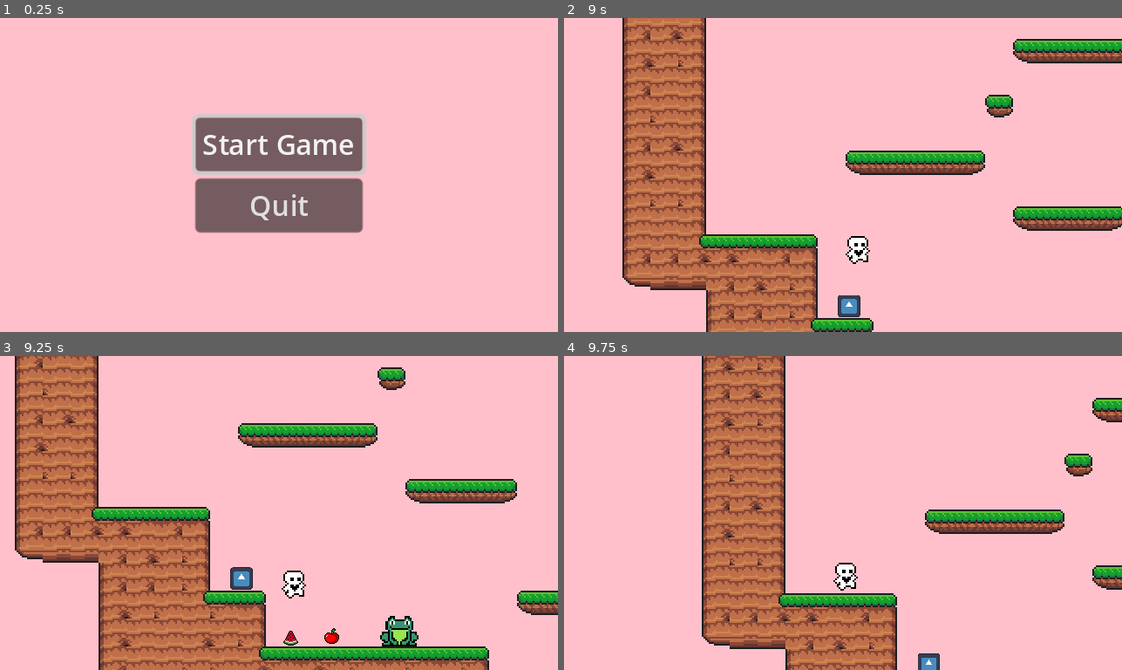
Above: before the commit, frames 1-4 (two rows, left to right).
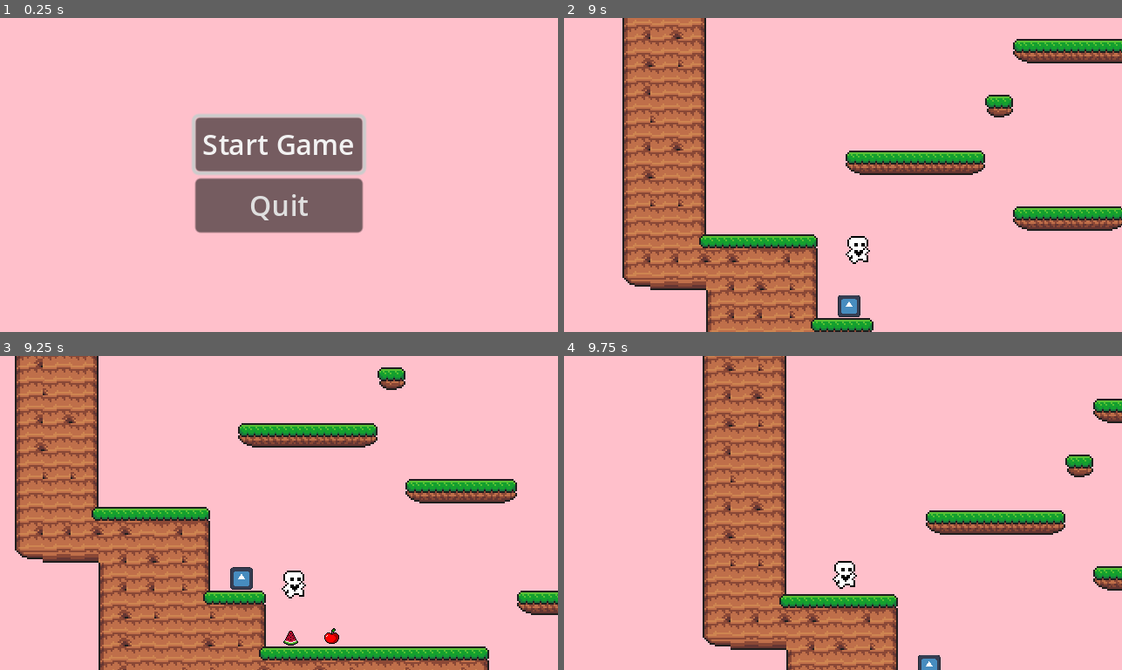
Above: after the commit, the same moments.

Repository: alwong18/AnimalExplorer
Game: Godot game, scene res://Scenes/start_menu.tscn
Same seed, same stepped clock (60 frames per second), same inputs: the game is played once before the commit and once after it. The engine's default icon, where the game draws it, is replaced by a stand-in: a white triangle on a blue panel in a dark square.
Inputs:
- Up to frame 1 (0.25 s): no input
- Up to frame 2 (9 s): click "Start Game" at 0.5 s; hold Right (move_right) 1.28-2.78 s; tap Up (move_up) at 1.52, 2.27, 3.77, 4.52, 5.27, 6.77, 7.52, 8.27 s; hold Left (move_left) 2.78-3.53 s; hold Right (move_right) 3.53-5.03 s; hold Left (move_left) 5.03-5.78 s; hold Right (move_right) 5.78-6.53 s; hold Left (move_left) 6.53-8.03 s; hold Right (move_right) from 8.03 s (still down)
- Up to frame 3 (9.25 s): keep holding Right (move_right)
- Up to frame 4 (9.75 s): keep holding Right (move_right)

Frames 1-2 are identical in both runs. In frame 3, 0.5% of the frame differs, in the area x 68-75%, y 82-93%; in frame 4, 6.3%, in the area x 24-100%, y 0-100%.

Commit message:
trying to get collectables to collide

Diff:
--- a/Scenes/walking_enemy.tscn
+++ b/Scenes/walking_enemy.tscn
@@ -1,18 +1,14 @@
-[gd_scene load_steps=7 format=3 uid="uid://d4ke38wno5hnb"]
+[gd_scene load_steps=6 format=3 uid="uid://lcq5ylcf8lp5"]
 
-[ext_resource type="Texture2D" path="res://frog.png" id="1_bpeey"]
 [ext_resource type="Script" path="res://Scripts/walking_enemy.gd" id="1_wynd0"]
+[ext_resource type="Texture2D" path="res://enemy.png" id="2_2r3kh"]
 [ext_resource type="PackedScene" uid="uid://dedq5n4o547bl" path="res://Scenes/hitbox.tscn" id="3_6aoed"]
-
-[sub_resource type="AtlasTexture" id="AtlasTexture_xilor"]
-atlas = ExtResource("1_bpeey")
-region = Rect2(0, 0, 200, 200)
 
 [sub_resource type="SpriteFrames" id="SpriteFrames_7r3wp"]
 animations = [{
 "frames": [{
 "duration": 1.0,
-"texture": SubResource("AtlasTexture_xilor")
+"texture": ExtResource("2_2r3kh")
 }],
 "loop": true,
 "name": &"Walking",
@@ -20,7 +16,7 @@
 }]
 
 [sub_resource type="RectangleShape2D" id="RectangleShape2D_514xm"]
-size = Vector2(79, 58)
+size = Vector2(72, 60)
 
 [node name="WalkingEnemy" type="CharacterBody2D"]
 light_mask = 2
Not shown: 1 places in Scenes/World.tscn that only renumber resources
Not shown: 1 places in Scenes/level_1_tile_map.tscn that only renumber resources
Not shown: 1 places in Scenes/level_one.tscn that only renumber resources
Not shown: 1 places in Scenes/level_transition.tscn that only renumber resources
Not shown: 1 places in Scenes/player.tscn that only renumber resources
Not shown: 1 places in apple.tscn that only renumber resources
Not shown: 1 places in berries.tscn that only renumber resources
Not shown: 1 places in crown.tscn that only renumber resources
Not shown: 1 places in grape.tscn that only renumber resources
Not shown: 1 places in hitbox.tscn that only renumber resources
